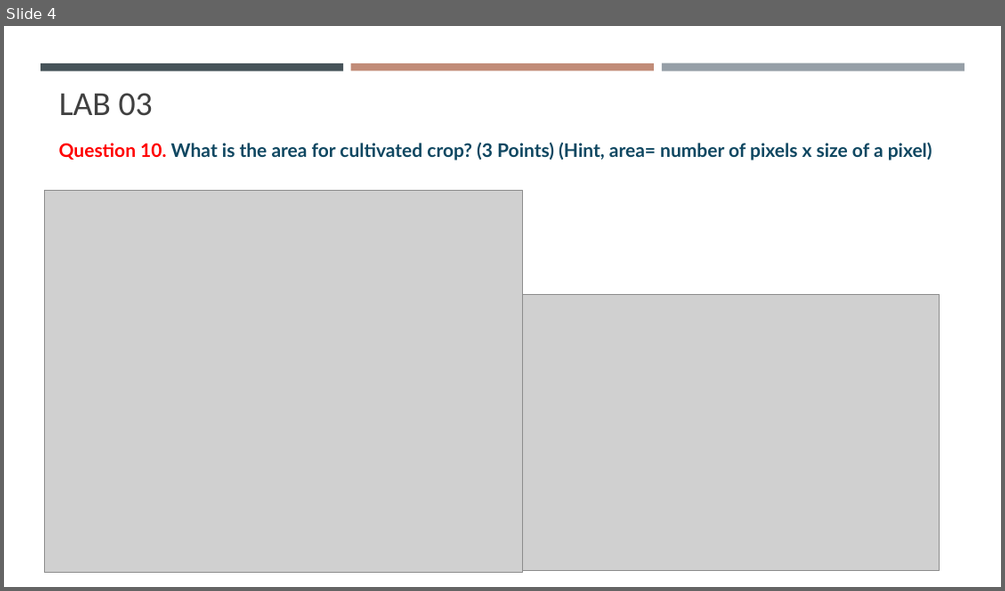
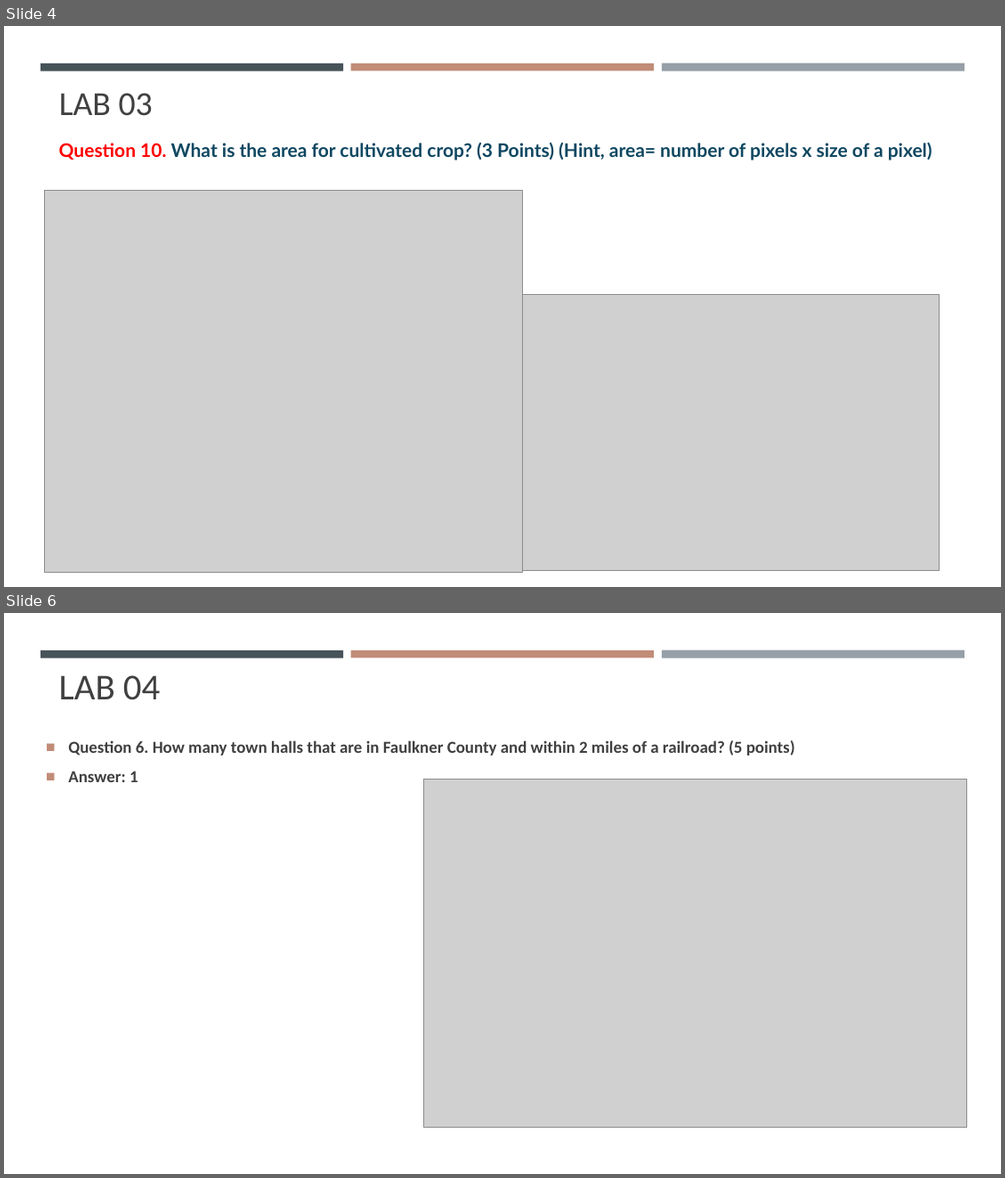
Before and after one commit to gisynw/GIS_I, a slide deck: docs/Lab/Lab03_04_Summary.pptx. Shown one above the other, each under a label of ours: slide 4 before the commit, slides 4 and 6 after it; the slides between them are not shown. The pictures are 1005x591 and 1005x1178 pixels, drawn with LibreOffice and Linux fonts; fonts in the diff are those of the drawing; grey boxes stand for pictures. Boxes give left, top, right and bottom in pixels: in the first picture for what was removed or moved away, otherwise in the second. Text is boxed around its words. In the diff, an @@ line names an element or a change of style, - is before the commit and + after.

```diff
--- a/docs/Lab/Lab03_04_Summary.pptx
+++ b/docs/Lab/Lab03_04_Summary.pptx
@@ slide 6 added at box(4, 613, 1001, 1174), background #FFFFFF; not listed: 3 template elements that a slide beside it also shows @@
@@ text added at box(59, 675, 160, 700), 35.1 pt, text #404040 @@
+LAB 04
@@ text added at box(68, 740, 795, 782), 16.2 pt, text #404040, bold @@
+■ Question 6. How many town halls that are in Faulkner County and within 2 miles of a railroad? (5 points)
+■ Answer: 1
@@ picture added at box(423, 779, 967, 1127) @@
```
Also in this commit, not shown: 3 other slides added, 42 other files.
